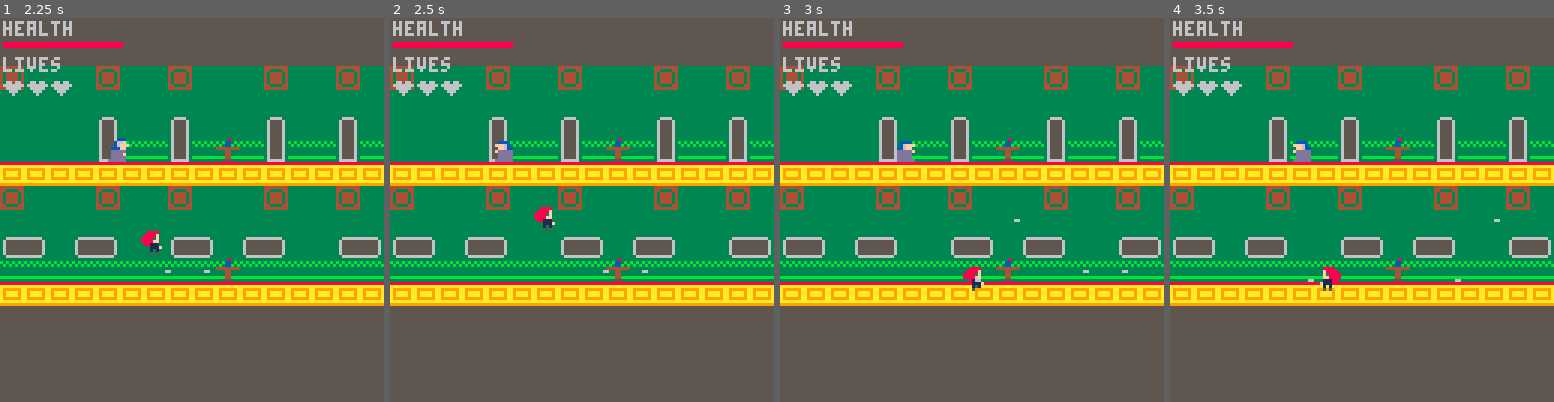
Above: before the commit, frames 1-4 (left to right).
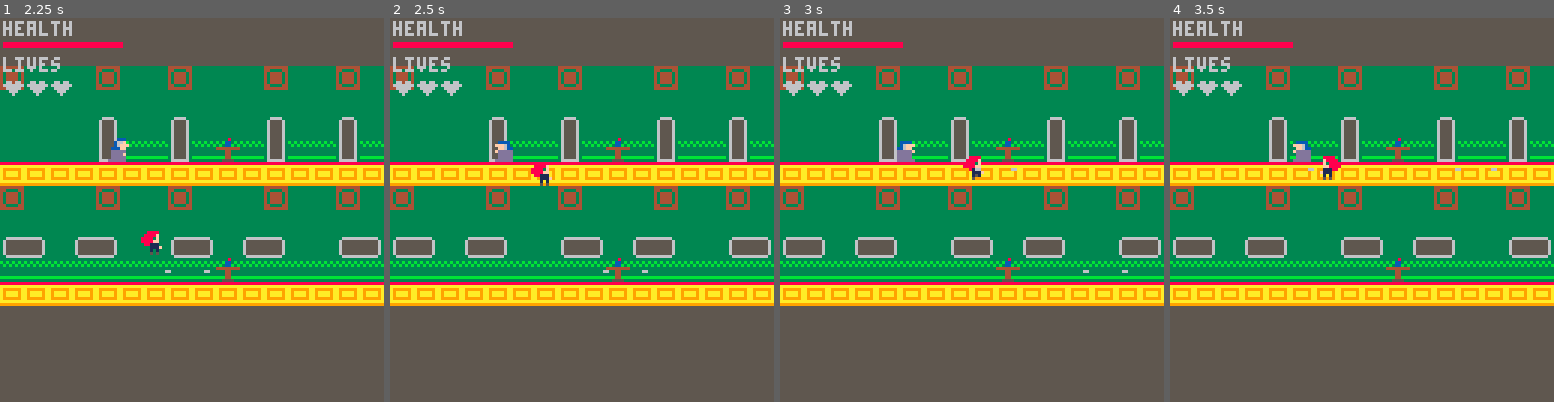
Above: after the commit, the same moments.

Repository: hggorel/Off-The-Rails
Game: PICO-8 cartridge offtherails.p8
The game is run twice, just before and just after one commit, with the same random seed, the same clock (stepped at 60 frames per second) and the same inputs.
Inputs:
- Up to frame 1 (2.25 s): tap X (X key) at 0.33, 1.07, 1.85 s; tap O (Z key) at 0.7, 1.7, 2.1 s; hold Right 1.6-2.1 s; hold Up from 2.15 s (still down)
- Up to frame 2 (2.5 s): release Up at 2.42 s; hold Right from 2.47 s (still down)
- Up to frame 3 (3 s): keep holding Right; tap O (Z key) at 2.5, 2.9 s; tap X (X key) at 2.97 s
- Up to frame 4 (3.5 s): release Right at 3.03 s; hold Left from 3.08 s (still down); tap O (Z key) at 3.3 s

Frame 1 is identical in both runs. In frame 2, 0.4% of the frame differs, in the area x 36-43%, y 38-56%; in frame 3, 0.4%; in frame 4, 0.5%, in the area x 35-86%, y 35-72%.

Commit message:
Attempt at merging jump strategies

Diff:
--- a/offtherails.p8
+++ b/offtherails.p8
@@ -1,5 +1,5 @@
 pico-8 cartridge // http://www.pico-8.com
-version 32
+version 33
 __lua__
 --basic set up sections
 --in the game
@@ -34,8 +34,8 @@
 		y = 64,
 		flipx=false,
 		ydiff=0,
-		--jump_height=0,
-		--jump_allowed=true
+		jump_height=0,
+		jump_allowed=true,
 		is_standing = true,
 		is_blocked_right = false,
 		is_blocked_left = false,
@@ -185,6 +185,9 @@
 	local tile_below_character = mget(player.x / 8, (player.y + 8) / 8)
  local tile_below_character_collidable = fget(tile_below_character, 0)
 
+	local tile_above = mget(player.x / 8, (player.y) / 8)
+ local tile_above_character_collidable = fget(tile_above, 0)
+
 	local tile_right_character = mget((player.x +8)/8, player.y/8)
 	local tile_right_collidable = fget(tile_right_character, 0)
 
@@ -193,10 +196,21 @@
 
  if (tile_below_character_collidable) then
  	player.is_standing = true
+ 	player.jumpheight=0
+ 	player.jump_allowed=true
   player.dy = 0
  else
  	player.is_standing = false
+ 	if player.jumpheight < 45 then
+ 		player.jump_allowed = true
+ 	end
  	player.dy-=player.gravity
+ end
+
+ if (tile_above_collidable) then
+ 	player.jump_allowed=false
+ 	player.is_standing=false
+ 	player.dy=(-1*player.gravity)
  end
 
  if (tile_right_collidable) then
@@ -210,10 +224,7 @@
 	else
 		player.is_blocked_left = false
 	end
- if btnp(2) and player.is_standing then
-  player.dy = 3
-  player.is_standing = false
- end
+
  -- moving player based on input
 	if btn(0) and not(player.is_blocked_left) then
 		player.flipx=false
@@ -244,18 +255,19 @@
 			end
 		end
 	end
-	--if btn(2) and player.jump_allowed == true then
- --	player.y-=3
- -- player.ydiff+=3
- -- player.jump_height +=3
- -- if(player.jump_height > 70) then
- -- 	player.jump_allowed = false
- -- end
- -- if(player.ydiff == 0 and player.jump_allowed == false) then
- --  player.jump_allowed = true
- --  player.jump_height = 0
-	--	end
- --end
+
+	if btn(2) and player.jump_allowed == true then
+ 	player.dy = 3
+  player.jump_height +=3
+  if(player.jump_height > 45) then
+  	player.jump_allowed = false
+  	player.dy = (-1 *player.gravity)
+  end
+  if(player.is_standing and player.jump_allowed == false) then
+   player.jump_allowed = true
+   player.jump_height = 0
+		end
+ end
 
  -- make dy negative because positive dy moves character downward
  player.y += (-1 * player.dy)
@@ -362,16 +374,6 @@
 		--^ this will be sprite 10 :)
 	end
 
-	--gravity
-	if player.ydiff > 0 then
-		player.y+=1
-		player.ydiff-=1
-	end
-
-	if player.ydiff==0 then
-	 player.jump_allowed=true
-		player.jump_height=0
-	end
 end
 
 --glocal sprite tables (for nongame screens)
